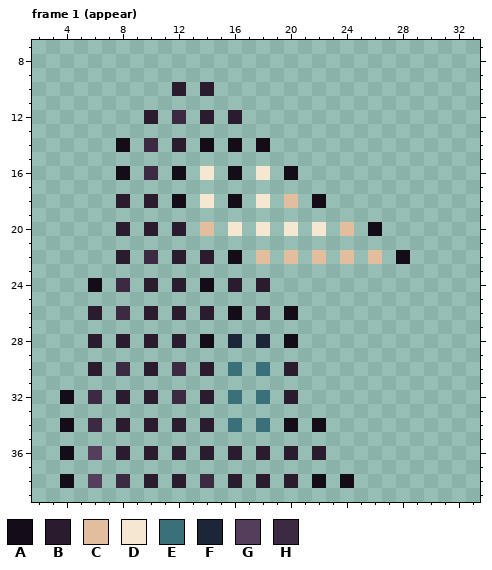
A pixel-art file gets an edit: Assets/Animations/Story/Villain_PlagueDoctor.aseprite. Above is the file before it was changed.
40x40 pixels, 20 frames. Shown: frame 1 (appear): x 2..33, y 7..39. The commit also changed other frames, which this record leaves out.
Palette (. is transparent): A #140c16  B #2a1c2e  C #e2be9c  D #f6e8d0  E #39707a  F #1c2638  G #543e5c  H #3c2a42
Pixels before, frame 1 (appear), first column x 4:
10 ........B.B..............
11 .........................
12 ......B.H.B.B............
13 .........................
14 ....A.H.B.A.A.A..........
15 .........................
16 ....A.H.A.D.A.D.A........
17 .........................
18 ....B.B.A.D.A.D.C.A......
19 .........................
20 ....B.B.B.C.D.D.D.D.C.A..
21 .........................
22 ....B.H.B.B.A.C.C.C.C.C.A
23 .........................
24 ..A.H.B.B.A.B.B..........
25 .........................
26 ..B.H.B.B.B.A.B.A........
27 .........................
28 ..B.B.B.B.A.F.F.A........
29 .........................
30 ..B.H.B.H.B.E.E.B........
31 .........................
32 A.H.B.B.H.B.E.E.B........
33 .........................
34 A.H.B.B.B.B.E.E.A.A......
35 .........................
36 A.G.B.B.B.B.B.B.B.B......
37 .........................
38 A.G.H.B.B.H.B.B.B.A.A....
And afterwards:
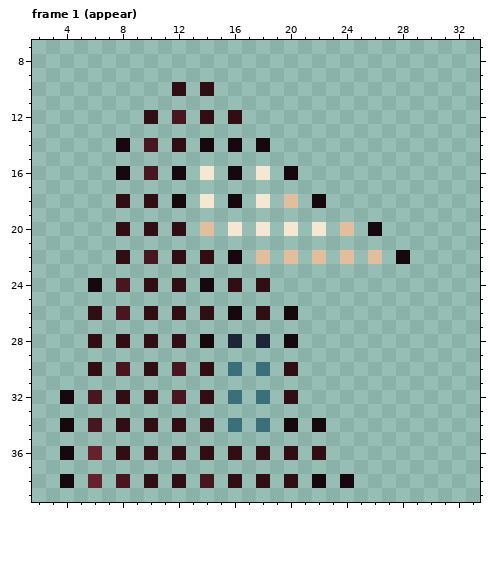
Change:
colour A: #140c16 -> #16080c
colour B: #2a1c2e -> #300e14
colour G: #543e5c -> #66222c
colour H: #3c2a42 -> #48161e
Boxes around the changes in both pictures, in picture pixels (x1, y1, x2, y2):
changed: (60, 82, 354, 488)
changed: (368, 222, 410, 264)
